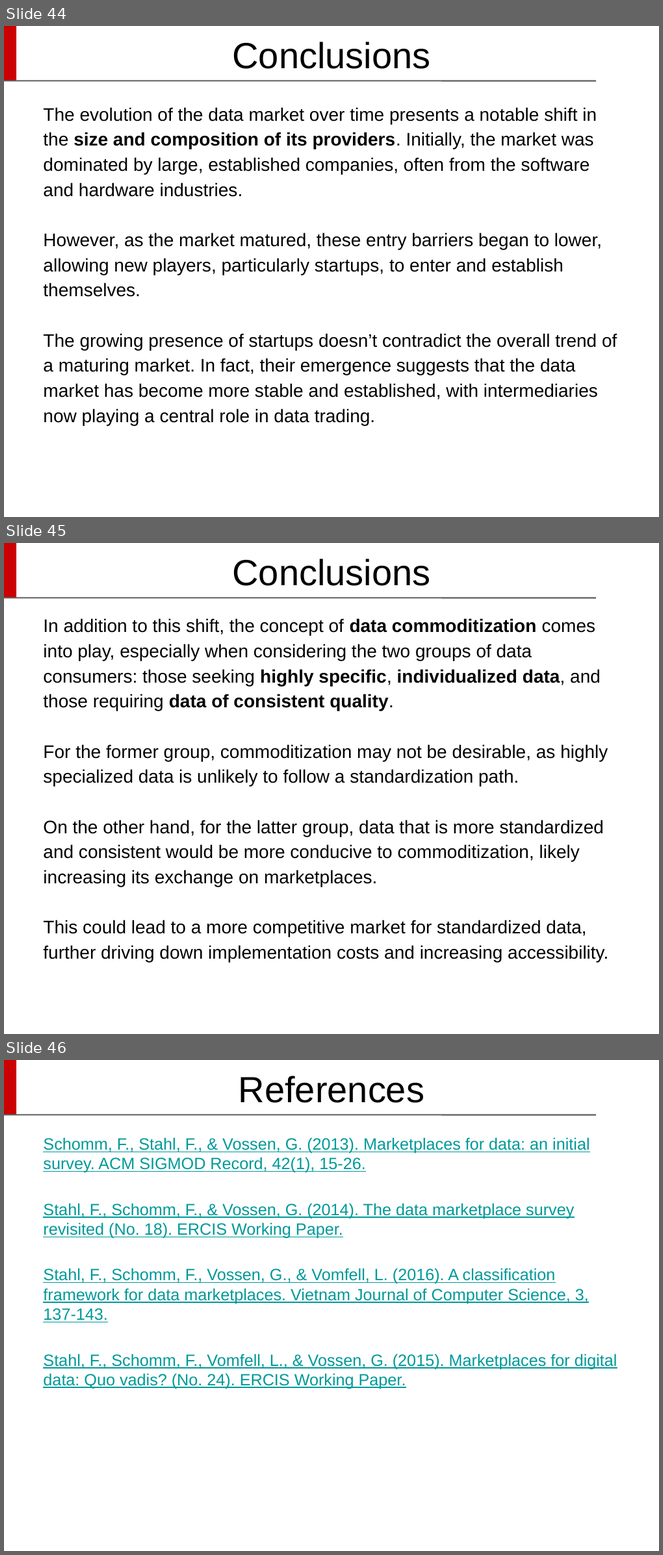
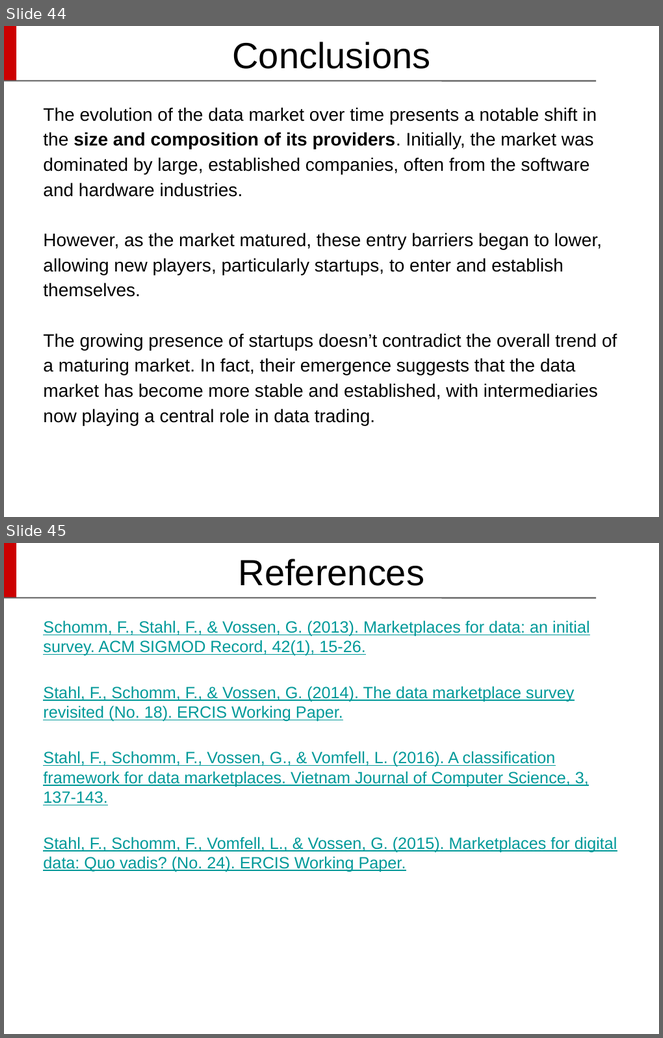
Before and after one commit to DavideDeRosa/cs_master, a slide deck: Complementi_basi_di_dati/Progetto/Davide De Rosa - Presentazione CBD.pptx. Shown one above the other, each under a label of ours: slides 44, 45 and 46 before the commit, slides 44 and 45 after it. The pictures are 663x1555 and 663x1038 pixels, drawn with LibreOffice and Linux fonts; fonts in the diff are those of the drawing; background and template pictures are left out. Boxes give left, top, right and bottom in pixels: in the first picture for what was removed or moved away, otherwise in the second. Text is boxed around its words. In the diff, an @@ line names an element or a change of style, - is before the commit and + after.

```diff
--- a/Complementi_basi_di_dati/Progetto/Davide De Rosa - Presentazione CBD.pptx
+++ b/Complementi_basi_di_dati/Progetto/Davide De Rosa - Presentazione CBD.pptx
@@ slide 45 removed at (x1=4, y1=543, x2=659, y2=1034), background #FFFFFF; not listed: 2 template elements that a slide beside it also shows @@
@@ title removed at (x1=233, y1=559, x2=431, y2=586) @@
-Conclusions
@@ text removed at (x1=43, y1=618, x2=608, y2=962) @@
-In addition to this shift, the concept of data commoditization comes into play, especially when considering the two groups of data consumers: those seeking highly specific, individualized data, and those requiring data of consistent quality.
-For the former group, commoditization may not be desirable, as highly specialized data is unlikely to follow a standardization path.
-On the other hand, for the latter group, data that is more standardized and consistent would be more conducive to commoditization, likely increasing its exchange on marketplaces.
-This could lead to a more competitive market for standardized data, further driving down implementation costs and increasing accessibility.
@@ what was slide 46 is now slide 45 @@
```
Also in this commit, not shown: 1 slide changed, 1 other file.
